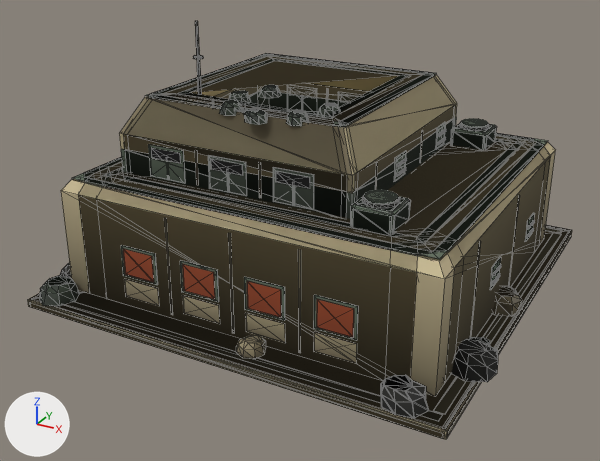
Before and after pictures for a commit that changed the glTF model assets/set_v5/neutral_archive_building_damaged.glb.
Both versions are drawn from a 50 mm lens placed at (9.52, -18.68, 10.34), pointed at (-0.21, -0.99, 1.49). The axes (+X, +Y, +Z) are drawn at lower left. The lights are the same throughout. The first picture is the older version. Mesh edges are drawn as thin lines. Vertices at exactly the same position are counted once.

Objects in the first picture: 'body', 'body.001', 'body.002'.
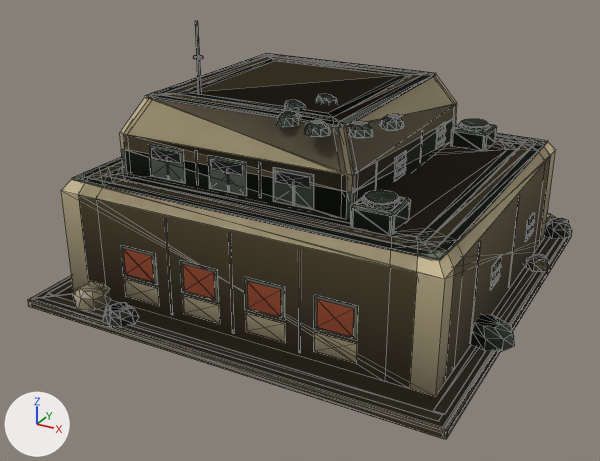
Pixel boxes [x1, y1, x2, y2] of what changed, in the pictures (600 x 461 px; the box of a moved part takes in the faces that stretch with it):
'body', reshaped
    before: [30, 21, 571, 438]
    after: [30, 21, 572, 438]
part 1 of me_mesh_0, moved or reshaped
    before: [156, 85, 346, 126]
    after: [156, 93, 404, 138]
part 2 of me_mesh_0, moved or reshaped
    before: [381, 286, 522, 419]
    after: [102, 218, 572, 351]
part 3 of me_mesh_0, moved or reshaped (not visible afterwards)
    before: [39, 263, 80, 306]
part 4 of me_mesh_0, moved or reshaped
    before: [236, 335, 266, 358]
    after: [73, 281, 111, 311]
part 5 of me_mesh_0, recoloured
    both: [38, 73, 571, 423]
part 6 of me_mesh_1, moved or reshaped
    before: [150, 94, 341, 126]
    after: [150, 94, 401, 136]
part 7 of me_mesh_1, moved or reshaped
    before: [385, 375, 429, 410]
    after: [107, 302, 139, 323]
part 8 of me_mesh_1, recoloured
    both: [38, 74, 564, 423]
part 9 of me_mesh_2, built on
    before: [340, 82, 420, 126]
    after: [194, 77, 396, 126]
part 10 of me_mesh_2, recoloured
    both: [120, 73, 510, 236]

The change, as a list of edits to the scene's bpy script:
```text
Change me_mesh_0:
    used by ob_body; parent = ob_neutral_archive_building_damaged_lod0; location = (0.0, 0.0, 0.0)
    remove me_mesh_0.from_pydata(...)  # 1544 vertices, 2388 faces; spans x -5.87..5.87, y -5.65..5.78, z 0.0..6.9
    add me_mesh_0.from_pydata(...)  # 1544 vertices, 2383 faces; spans x -5.96..5.9, y -5.64..5.83, z 0.0..6.9
    me_mesh_0 part 1: 148 of 1544 vertices moved; they spanned x -3.16..1.56, y -3.38..-0.76, z 5.02..5.28 and now span x -3.16..2.96, y -3.55..-0.91, z 5.02..5.28; mean shift (1.6, -0.16, 0.0); largest move (1.56, -2.65, 5.14) -> (-2.98, -2.35, 5.14)
    me_mesh_0 part 2: 96 of 1544 vertices moved; they spanned x 3.98..5.87, y -5.61..0.36, z 0.2..0.69 and now span x -3.31..5.9, y -5.64..5.62, z 0.2..0.68; mean shift (-1.78, 2.92, -0.03); largest move (5.35, -3.77, 0.2) -> (5.21, 4.64, 0.2)
    me_mesh_0 part 3: 72 of 1544 vertices moved; they spanned x -5.87..-4.46, y -5.65..-2.7, z 0.2..0.71 and now span x -5.96..-4.67, y -0.17..2.25, z 0.2..0.7; mean shift (-0.08, 4.98, -0.05); largest move (-4.97, -4.82, 0.66) -> (-5.46, 2.05, 0.7)
    me_mesh_0 part 4: 24 of 1544 vertices moved; they spanned x 0.28..1.05, y -5.3..-4.58, z 0.2..0.51 and now span x -4.58..-3.59, y -5.43..-4.37, z 0.2..0.63; mean shift (-4.77, 0.05, 0.07); largest move (0.39, -4.92, 0.4) -> (-4.52, -4.86, 0.49)
    me_mesh_0 part 5: 1170 kept faces spanning x -5.96..5.9, y -5.64..5.83, z 0.0..6.9 get new vertex colours
    other edits to the shape of me_mesh_0 do not show in these pictures
Change me_mesh_1:
    used by ob_body_001; parent = ob_neutral_archive_building_damaged_lod1; location = (0.0, 0.0, 0.0)
    remove me_mesh_1.from_pydata(...)  # 440 vertices, 714 faces; spans x -5.6..5.62, y -5.65..5.76, z 0.0..6.9
    add me_mesh_1.from_pydata(...)  # 440 vertices, 707 faces; spans x -5.96..5.9, y -5.63..5.83, z 0.0..6.9
    me_mesh_1 part 6: 76 of 440 vertices moved; they spanned x -3.28..1.68, y -3.36..-1.62, z 5.02..5.28 and now span x -3.28..2.94, y -3.53..-1.75, z 5.02..5.28; mean shift (1.55, -0.16, 0.0); largest move (1.68, -2.65, 5.14) -> (-2.98, -2.35, 5.14)
    me_mesh_1 part 7: 72 of 440 vertices moved; they spanned x 3.98..5.62, y -5.59..0.36, z 0.2..0.66 and now span x -3.31..5.9, y -5.63..2.95, z 0.2..0.68; mean shift (-2.35, 1.13, -0.02); largest move (4.89, -5.5, 0.2) -> (-2.58, -5.54, 0.2)
    me_mesh_1 part 8: 410 kept faces spanning x -5.96..5.9, y -5.63..5.83, z 0.0..6.9 get new vertex colours
    other edits to the shape of me_mesh_1 do not show in these pictures
Change me_mesh_2:
    used by ob_body_002; parent = ob_neutral_archive_building_damaged_lod2; location = (0.0, 0.0, 0.0)
    verts and faces of me_mesh_2; kept vertices keep their numbers, new ones are numbered from 92
    remove me_mesh_2.from_pydata(...)  # 92 vertices, 116 faces; spans x -5.6..5.6, y -5.6..5.6, z 0.0..6.9
    add me_mesh_2.from_pydata(...)  # 92 vertices, 119 faces; spans x -5.6..5.6, y -5.6..5.6, z 0.0..6.9
    me_mesh_2 part 9
    add delete_faces([(46, 64, 63)])
    add faces += [(45, 48, 46), (52, 54, 67)]  # mat_paint
    add faces += [(46, 49, 64), (45, 67, 54)]  # mat_paint2
    me_mesh_2 part 10: 31 kept faces spanning x -5.35..5.35, y -5.38..5.38, z 0.22..6.9 get new vertex colours
```
